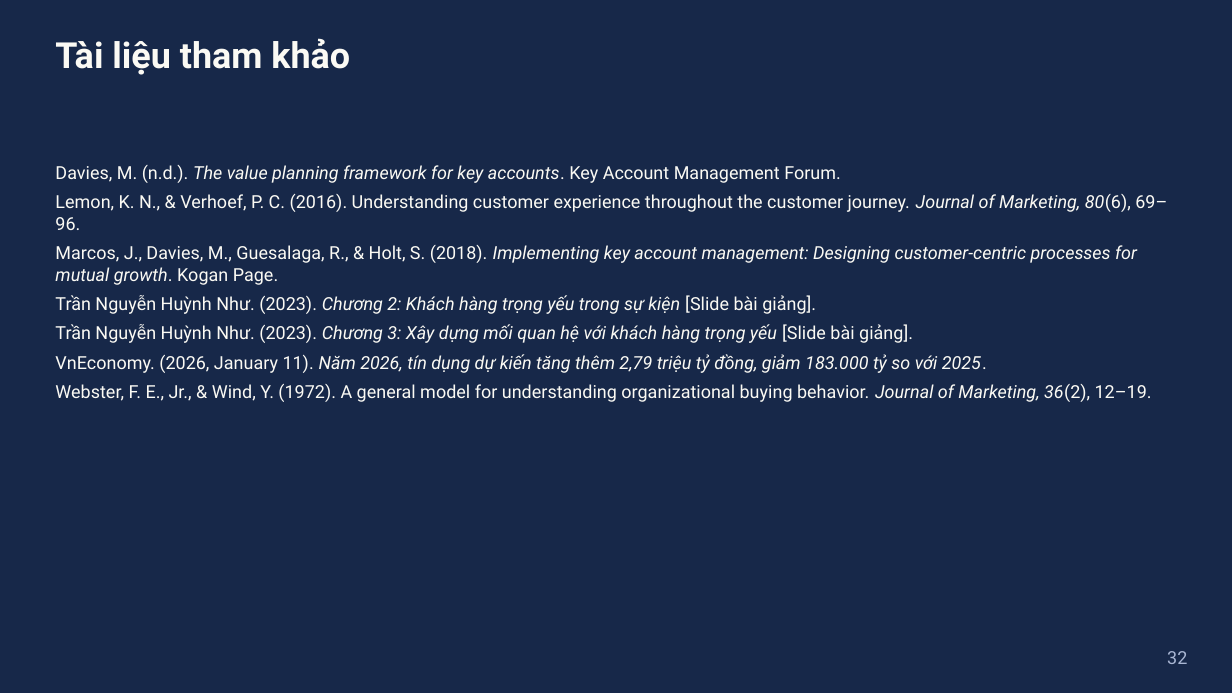
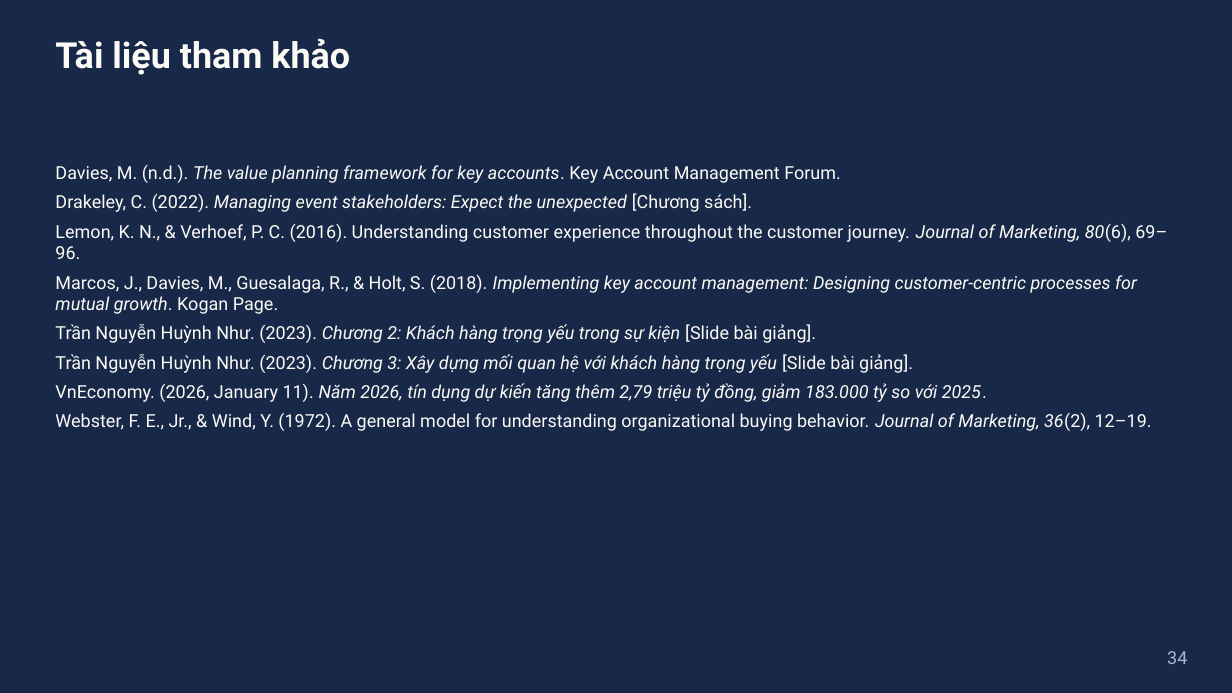
Before and after one commit to dnbaoquyen/teaching-skills, a slide deck: slide 34 of courses/EVM1110E/slides/W03_slides.pptx (slide 32 before the commit). Drawn at 1232x693 pixels with LibreOffice and Linux fonts; fonts in the diff are those of the drawing. Boxes give left, top, right and bottom in pixels: in the first picture for what was removed or moved away, otherwise in the second. Text is boxed around its words. In the diff, an @@ line names an element or a change of style, - is before the commit and + after.

```diff
--- a/courses/EVM1110E/slides/W03_slides.pptx
+++ b/courses/EVM1110E/slides/W03_slides.pptx
@@ text at bbox=[55, 193, 752, 212]: paragraph added @@
+Drakeley, C. (2022). Managing event stakeholders: Expect the unexpected [Chương sách].
@@ page number at bbox=[1167, 651, 1187, 664]: text changed @@
-32
+34
```
Also in this commit, not shown: 3 other slides changed, 2 slides added, 12 other files.
